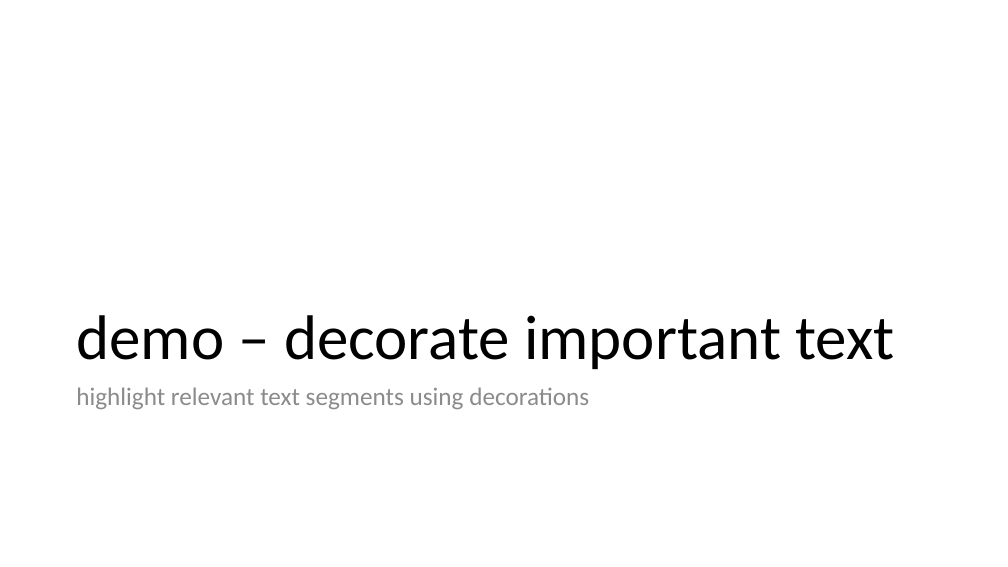
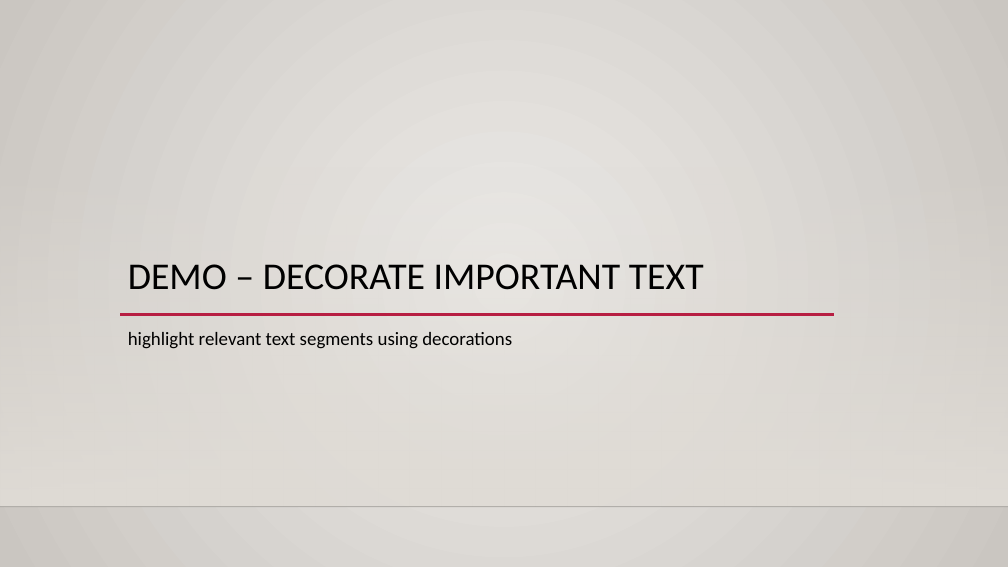
Before and after one commit to bradygaster-zz/extending-vscode-talk, a slide deck: slide 20 of extending-vs-code.pptx (slide 22 before the commit). Drawn at 1008x567 pixels with LibreOffice and Linux fonts; fonts in the diff are those of the drawing; background and template pictures are left out. Boxes give left, top, right and bottom in pixels: in the first picture for what was removed or moved away, otherwise in the second. Text is boxed around its words. In the diff, an @@ line names an element or a change of style, - is before the commit and + after.

```diff
--- a/extending-vs-code.pptx
+++ b/extending-vs-code.pptx
@@ background #FFFFFF to gradient #ECEAE7 to #CAC7C1 @@
@@ rectangle added at <box>0,167,1008,507</box>, fill gradient #DFDBD5 @@
@@ title at <box>128,264,704,290</box>: text changed; size 60 to 36 pt @@
-demo – decorate important text
+DEMO – DECORATE IMPORTANT TEXT
@@ text "highlight relevant text segments using ...": place and size @@
-text "highlight relevant text segments using ..." at <box>76,387,589,409</box>
+text "highlight relevant text segments using ..." at <box>128,332,512,349</box>
@@ text "highlight relevant text segments using ..." at <box>128,332,512,349</box>: size 24 to 18 pt, text colour #8C8C8C to #000000; line spacing 0.9 to 1.2 @@
@@ line added from (120, 315) to (834, 315), #B71E42 2.5 pt @@
@@ line added from (0, 507) to (1008, 507), #000001 1 pt @@
```
Also in this commit, not shown: 26 other slides changed, 1 slide added, 4 slides removed, 2 other files.
